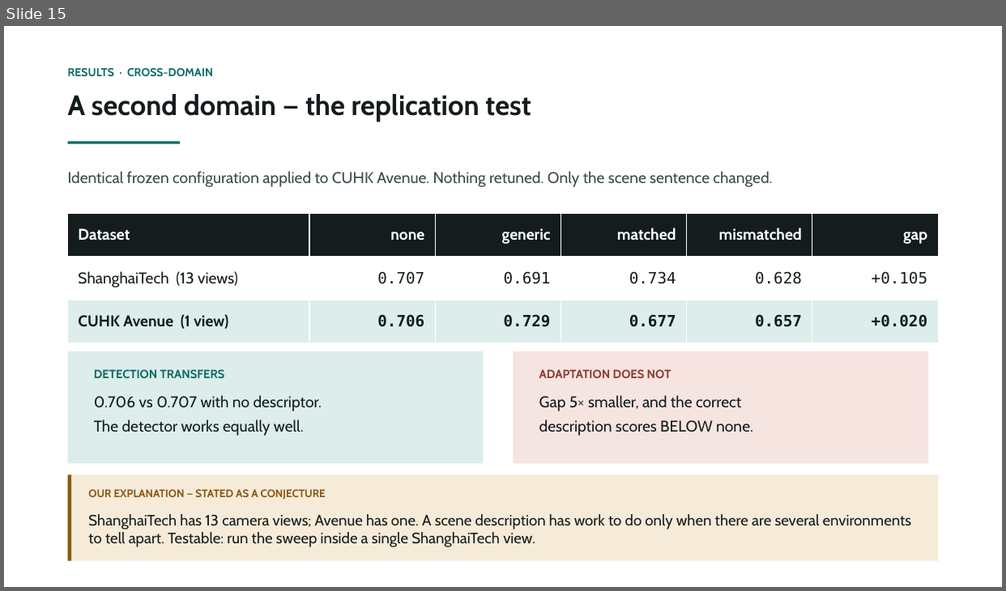
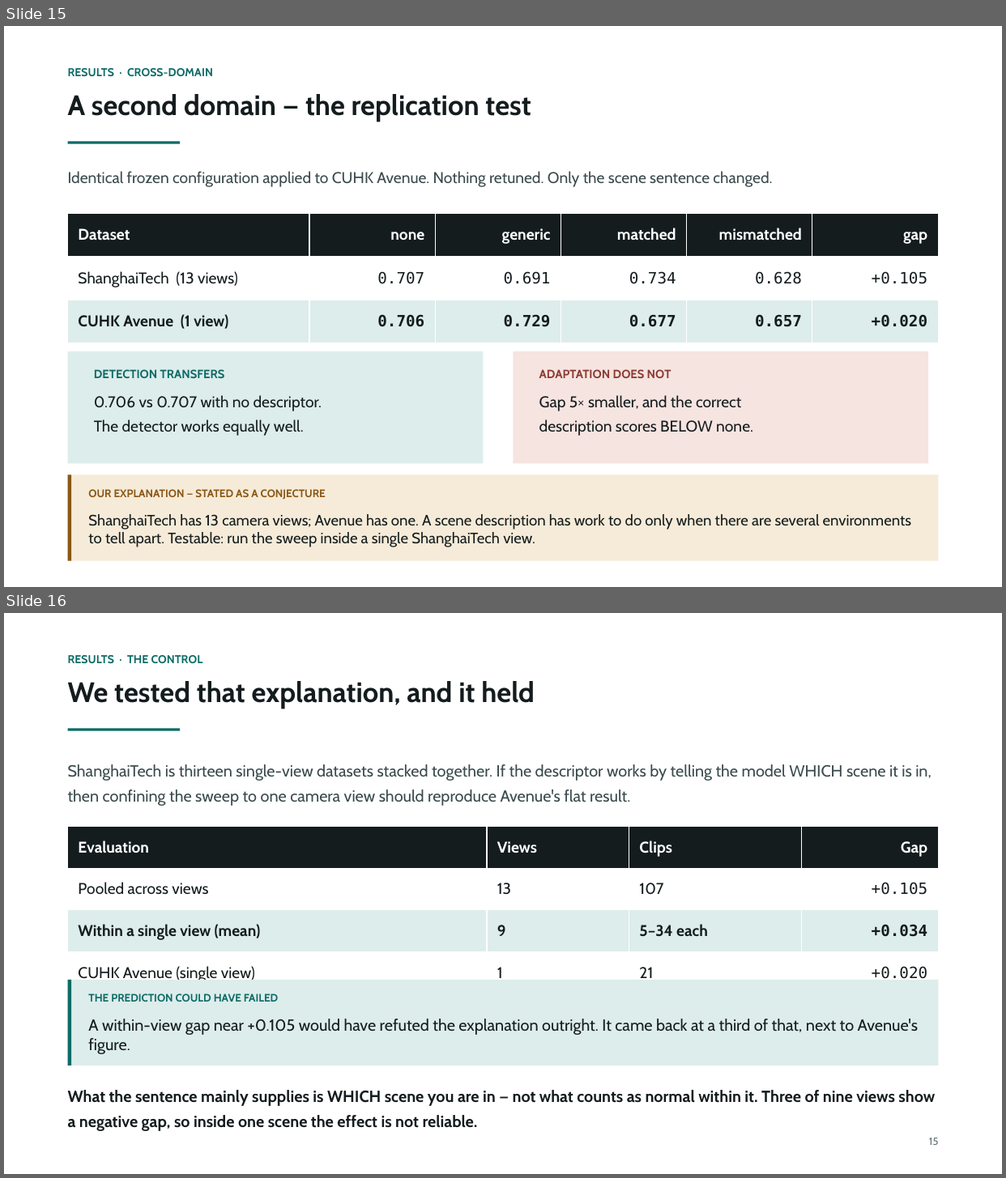
Before and after one commit to prakash-nitc/multimodal-anomaly-detection, a slide deck: docs/06_presentations/DA-ZVAD_Phase2_Review.pptx. Shown one above the other, each under a label of ours: slide 15 before the commit, slides 15 and 16 after it. The pictures are 1006x591 and 1006x1178 pixels, drawn with LibreOffice and Linux fonts; fonts in the diff are those of the drawing. Boxes give left, top, right and bottom in pixels: in the first picture for what was removed or moved away, otherwise in the second. Text is boxed around its words. In the diff, an @@ line names an element or a change of style, - is before the commit and + after.

```diff
--- a/docs/06_presentations/DA-ZVAD_Phase2_Review.pptx
+++ b/docs/06_presentations/DA-ZVAD_Phase2_Review.pptx
@@ slide 16 added at [4,613,1002,1174], background #FFFFFF @@
@@ text added at [68,655,203,664], 11 pt, text #0D6B67, bold @@
+RESULTS · THE CONTROL
@@ text added at [68,681,535,709], 27 pt, text #141C1E, bold @@
+We tested that explanation, and it held
@@ rectangle added at [68,728,180,731], fill #0D6B67 @@
@@ text added at [68,764,931,806], 15.5 pt, text #3A4A4C @@
+ShanghaiTech is thirteen single-view datasets stacked together. If the descriptor works by telling the model WHICH scene it is in, then confining the sweep to one camera view should reproduce Avenue's flat result.
@@ table added at [68,826,938,994], 4 rows, 4 columns @@
+Evaluation | Views | Clips | Gap
+Pooled across views | 13 | 107 | +0.105
+Within a single view (mean) | 9 | 5–34 each | +0.034
+CUHK Avenue (single view) | 1 | 21 | +0.020
@@ rectangle added at [68,980,938,1066], fill #DDEDEB @@
@@ rectangle added at [68,980,71,1066], fill #0D6B67 @@
@@ text added at [88,994,278,1002], 10.5 pt, text #0D6B67, bold @@
+THE PREDICTION COULD HAVE FAILED
@@ text added at [88,1019,918,1054], 15.5 pt, text #141C1E @@
+A within-view gap near +0.105 would have refuted the explanation outright. It came back at a third of that, next to Avenue's figure.
@@ text added at [68,1090,935,1131], 15.5 pt, text #141C1E, bold @@
+What the sentence mainly supplies is WHICH scene you are in — not what counts as normal within it. Three of nine views show a negative gap, so inside one scene the effect is not reliable.
@@ text added at [929,1138,938,1145], 10 pt, text #617274 @@
+15
```
Also in this commit, not shown: 5 slides changed, 1 other file.
